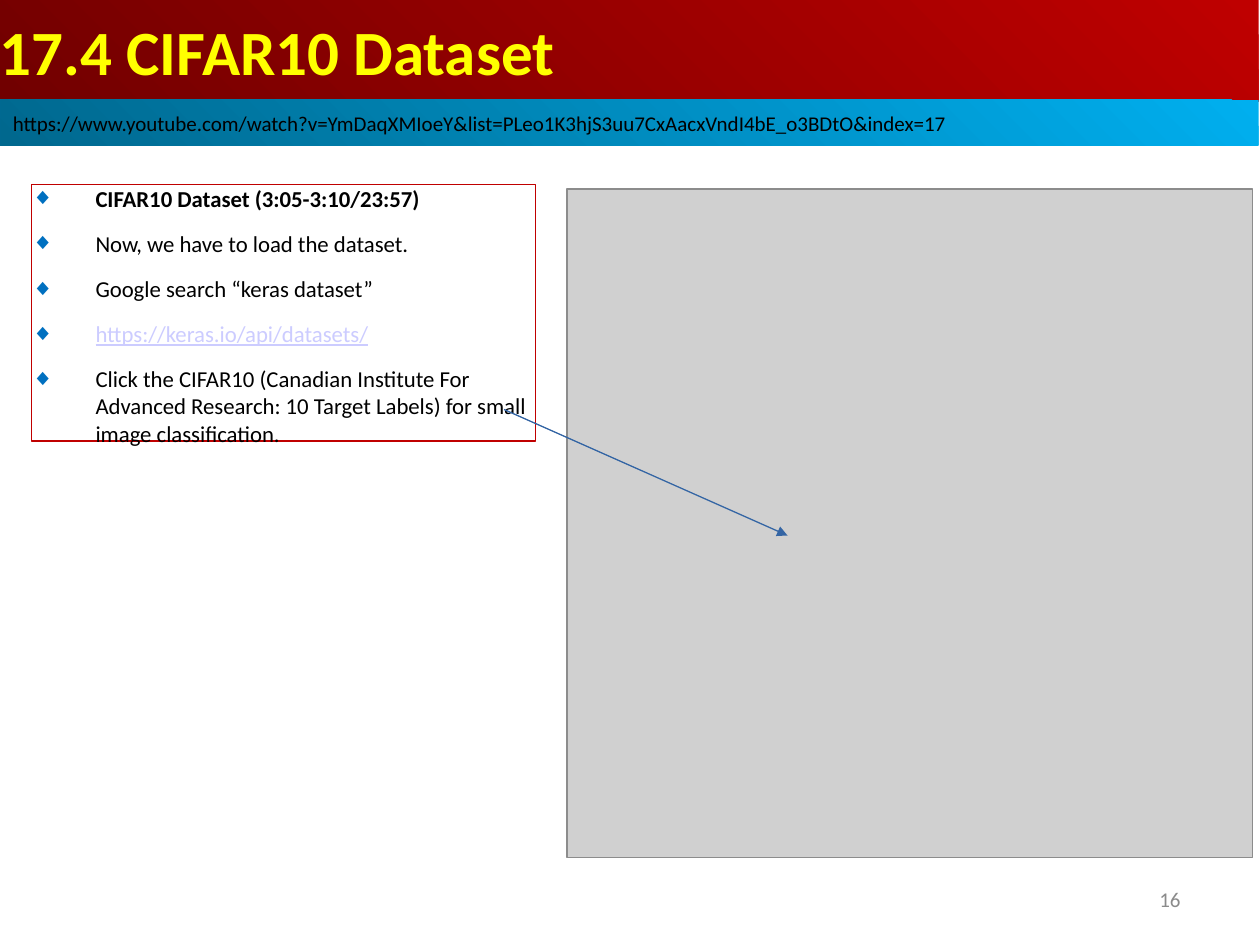
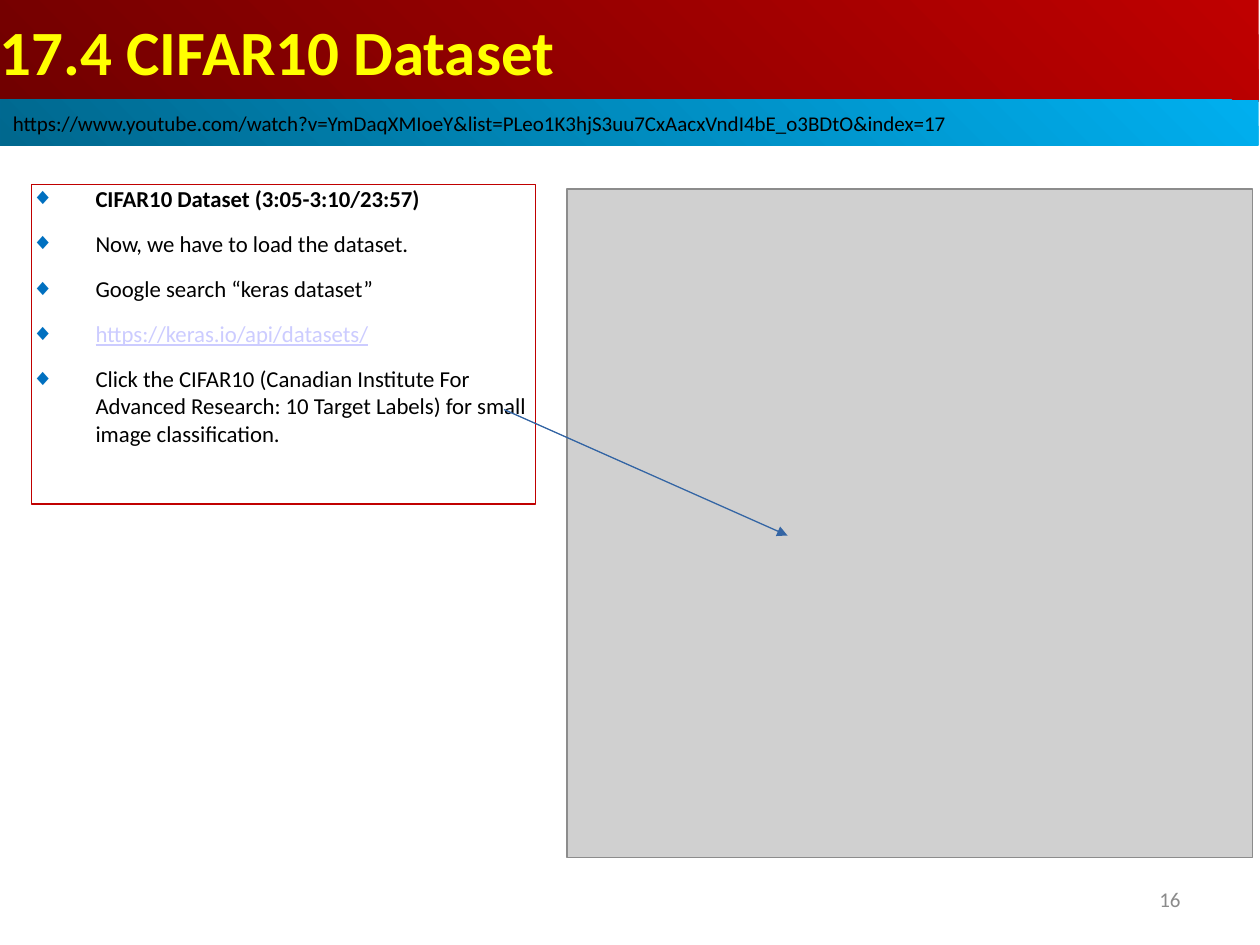
Before and after one commit to peterhchen/AIU_CS512_DL, a slide deck: slide 16 of 000_Lecture_Project/week07/01_Lecture/17.01_BM.ppt. Drawn at 1260x945 pixels with LibreOffice and Linux fonts; fonts in the diff are those of the drawing; grey boxes stand for pictures. Boxes give left, top, right and bottom in pixels: in the first picture for what was removed or moved away, otherwise in the second. Text is boxed around its words. In the diff, an @@ line names an element or a change of style, - is before the commit and + after.

```diff
--- a/000_Lecture_Project/week07/01_Lecture/17.01_BM.ppt
+++ b/000_Lecture_Project/week07/01_Lecture/17.01_BM.ppt
@@ rectangle "CIFAR10 Dataset (3:05-3:10/23:57)": place and size @@
-rectangle "CIFAR10 Dataset (3:05-3:10/23:57)" at [32, 184, 536, 441]
+rectangle "CIFAR10 Dataset (3:05-3:10/23:57)" at [32, 184, 536, 504]
```
Also in this commit, not shown: 5 other slides changed, 1 other file.
